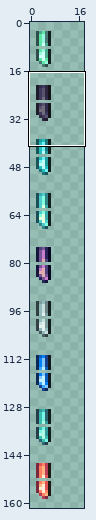
Sprite sheet, stored at Content/Tiles/Furniture/Luminite/LuminiteLantern_Glow.png. Above, an overview of the earlier version with the close-up marked.
Close-up. Before the commit:
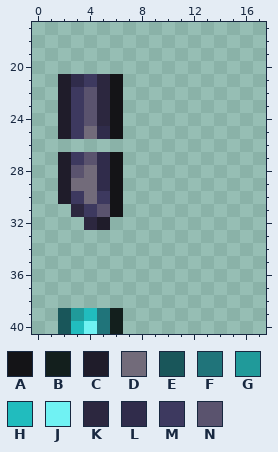
The file is 36x324 pixels, drawn in blocks of 2x2; one block is one cell here. Colours within 5 levels of each other are drawn and written as one. Shown: x 0..17, y 17..40.
Palette (. is transparent): A #141417  B #131f1d  C #1f1c2a  D #726b7a  E #19565a  F #20747a  G #209a9a  H #21bcbe  J #70f2f3  K #2c273f  L #302c4b  M #3d395f  N #5a536e
Pixels before, first column x 2:
21 CLMKA
22 CMNKA
23 CMNKA
24 CMNKA
25 CMDLA
26 .....
27 CMNLA
28 CNDLA
29 CDDLA
30 CMDMA
31 .KMNA
32 ..KC.
33 .....
34 .....
35 .....
36 .....
37 .....
38 .....
39 EGHFB
40 EHJFB
After:
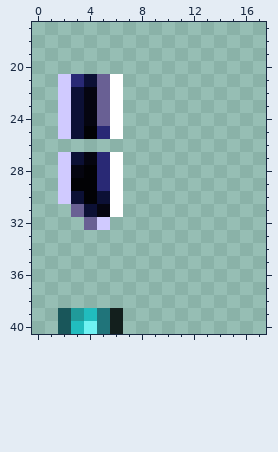
Edits made:
colour A: #141417 -> #ffffff
colour C: #1f1c2a -> #d0caff
colour D: #726b7a -> #020205
colour K: #2c273f -> #696094
colour L: #302c4b -> #292975
colour M: #3d395f -> #0c1035
colour N: #5a536e -> #050510
Where, in picture pixels (left, top, right, bottom), the same in both close-ups:
changed: (58, 74, 123, 230)
